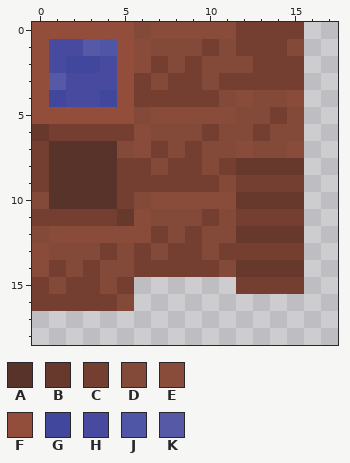
File history of a pixel-art sprite, src/main/resources/assets/telsdrinks/stationapi/textures/block/mug.png. Above, as it was before the edit.
The file is 32x32 pixels. Colours within 5 levels of each other are drawn and written as one. Shown: x 0..17, y 0..18.
Palette (. is transparent): A #583329  B #67392d  C #743f31  D #834939  E #894c3b  F #924e3b  G #41479c  H #474a9e  J #4f56a5  K #5559a6
Pixels before, first column x 0:
 0 FFFFFFDEEEEECCCC
 1 FHHKJFEDDDCDCCCD
 2 FHGGHFECDCDDDCCC
 3 FKHHHFCDCCDCCCCC
 4 FGHHGFCCCCCDEDDE
 5 FFFFFFDEEEEEDDCD
 6 BCCCCCEDDDCDDCDD
 7 CAAAADECDCDDEDDE
 8 CAAAACCDCCDCBBBB
 9 CAAAACCCCCCDCCCC
10 DAAAACDEEEEEBBBB
11 CCCCCBEDDDCDCCCC
12 DEEEEEECDCDDBBBB
13 EDDDCDCDCCDCCCCC
14 ECDCDDCCCCCDBBBB
15 CDCCDC......CCCC
16 CCCCCD..........
And afterwards:
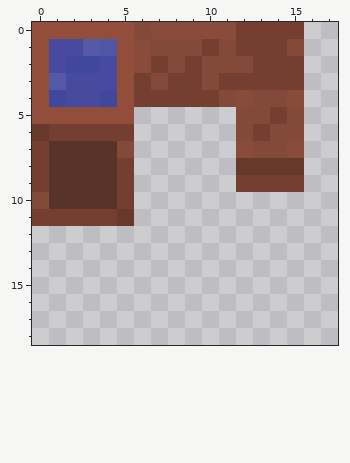
The commit says: Minimize mug texture and add cup of milk
From old to new:
Colour B is removed in row 10 at x 12 to 15; in row 12 at x 12 to 15; in row 14 at x 12 to 15.
Colour C is removed in row 6 at x 10; in row 7 at x 7 and 9; in row 8 at x 6, 8 to 9 and 11; in row 9 at x 6 to 10; in row 11 at x 10 and 12 to 15; in row 12 at x 7 and 9.
Colour C is removed in row 13 at x 4, 6, 8 to 9 and 11 to 15; in row 14 at x 1, 3 and 6 to 10; in row 15 at x 0, 2 to 3, 5 and 12 to 15; in row 16 at x 0 to 4.
Colour D is removed in row 5 at x 6; in row 6 at x 7 to 9 and 11; in row 7 at x 8 and 10 to 11; in row 8 at x 7 and 10; in row 9 at x 11; in row 10 at x 6.
Colour D is removed in row 11 at x 7 to 9 and 11; in row 12 at x 0, 8 and 10 to 11; in row 13 at x 1 to 3, 5, 7 and 10; in row 14 at x 2, 4 to 5 and 11; in row 15 at x 1 and 4; in row 16 at x 5.
Colour E is removed in row 5 at x 7 to 11; in rows 6 to 7 at x 6; in row 10 at x 7 to 11; in row 11 at x 6; in row 12 at x 1 to 6; in rows 13 to 14 at x 0.
Changed places in both pictures, as pixel boxes (x1, y1, x2, y2):
erased: (32, 107, 304, 311)
